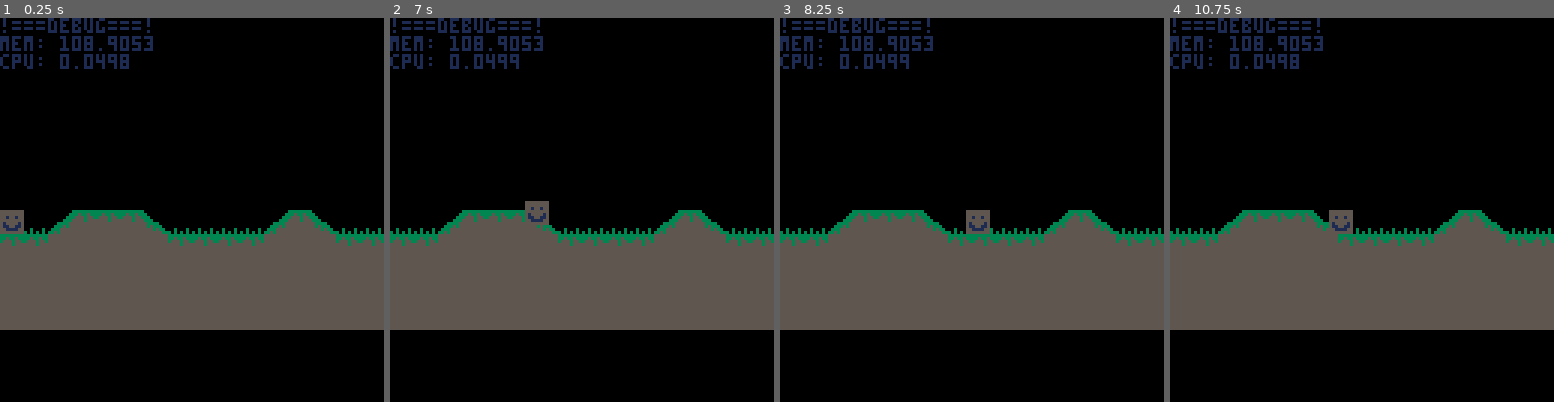
Above: before the commit, frames 1-4 (left to right).
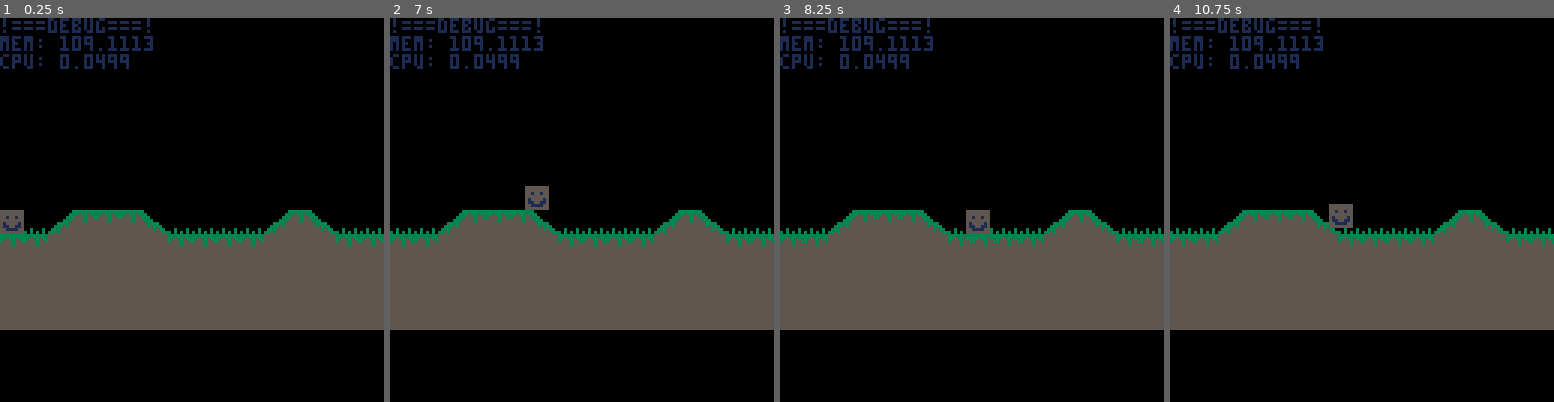
Above: after the commit, the same moments.

Repository: Lucky4Luuk/LD43
Game: PICO-8 cartridge ld43-game.p8
The game is run twice, just before and just after one commit, with the same random seed, the same clock (stepped at 60 frames per second) and the same inputs.
Inputs:
- Up to frame 1 (0.25 s): no input
- Up to frame 2 (7 s): hold Right 1.6-2.1 s; hold Right 2.47-3.03 s; hold Left 3.08-3.58 s; hold Right 4.02-4.68 s; hold Left 5.08-5.68 s; hold Right 6.08-6.58 s; hold Right from 6.63 s (still down)
- Up to frame 3 (8.25 s): release Right at 7.13 s; hold Right 7.5-8.07 s; hold Left from 8.12 s (still down)
- Up to frame 4 (10.75 s): release Left at 8.62 s; hold Right 9.05-9.72 s; hold Left 10.12-10.72 s

The runs differ from the first frame. In frame 1, 0.2% of the frame differs, in the area x 21-37%, y 4-14%; in frame 2, 0.7%, in the area x 21-42%, y 4-54%; in frame 3, 0.2%; in frame 4, 0.5%.

Commit message:
terrain gen thingy is working yay

Diff:
--- a/ld43-game.p8
+++ b/ld43-game.p8
@@ -60,9 +60,6 @@
 		for j=0,7 do
 			ph+=d
 			terrainh[i*8+j]=ph
-			if d==1 then
-
-			end
 		end
 		--line(i*8,h-d,i*8+8,h,7)
  end
@@ -121,7 +118,9 @@
 		f=false
 		--y+=terrain[max(min(flr(x/8+1.5),16),1)]
 	end
-	y=terrainh[flr(x+15)]+16
+	local y1=terrainh[flr(x+15)]+16
+	local y2=terrainh[flr(x+8)]+16
+	y=min(y1,y2)
 end
 
 function _draw()
